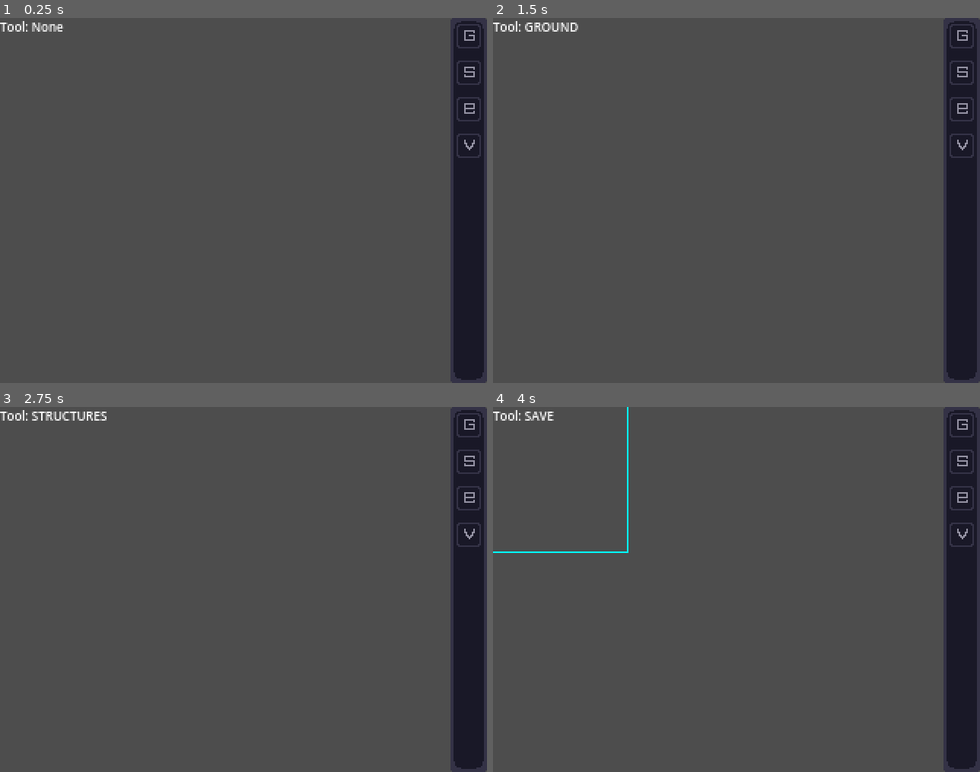
Above: before the commit, frames 1-4 (two rows, left to right).
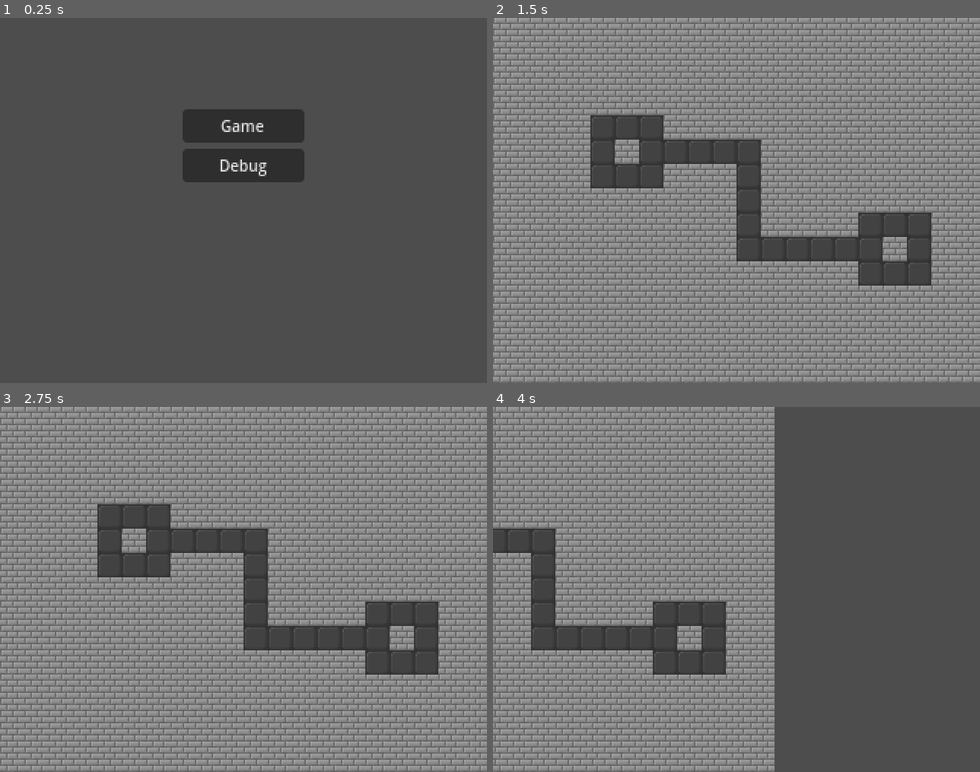
Above: after the commit, the same moments.

Repository: UAPROGRAMER/deep-dungeons-of-andorg
Game: Godot game, scene res://scenes/main_menu/main_menu.tscn
The game is run twice, just before and just after one commit, with the same random seed, the same clock (stepped at 60 frames per second) and the same inputs. Before the commit the project starts from res://scenes/debug/debug.tscn.
Inputs (mouse positions are in pixels of both pictures, inside the frame that each line leads up to):
- Up to frame 1 (0.25 s): no input
- Up to frame 2 (1.5 s): click (736, 127) at 0.5 s, where only the run after the commit has a clickable "Game"; click (960, 36) at 1.27 s
- Up to frame 3 (2.75 s): click (467, 461) at 2.02 s
- Up to frame 4 (4 s): click (960, 534) at 2.77 s; tap Enter at 3.5 s; move the mouse to (843, 571) at 3.52 s; press the mouse at (843, 571) at 3.53 s; hold Right (Right) from 3.53 s (still down); tap 1 (One) at 3.8 s

The runs differ from the first frame. In frame 1, 12% of the frame differs, in the area x 0-100%, y 0-100%; in frame 2, 86%; in frame 3, 86%; in frame 4, 57%.

Commit message:
Added main menu.

Diff:
--- a/data/rooms/room1.tres
+++ b/data/rooms/room1.tres
@@ -1,10 +1,10 @@
-[gd_resource type="Resource" script_class="Room" load_steps=2 format=3]
+[gd_resource type="Resource" script_class="Room" load_steps=2 format=3 uid="uid://dnm1g34o5xl2p"]
 
-[ext_resource type="Script" path="res://scenes/classes/room.gd" id="1_d2y4w"]
+[ext_resource type="Script" uid="uid://h5s54thqy2d5" path="res://scenes/classes/room.gd" id="1_d2y4w"]
 
 [resource]
 script = ExtResource("1_d2y4w")
-size = Vector2i(6, 5)
+size = Vector2i(5, 5)
 ground = Dictionary[Vector2i, Vector2i]({
 Vector2i(0, 0): Vector2i(0, 0),
 Vector2i(0, 1): Vector2i(0, 0),
@@ -30,12 +30,7 @@
 Vector2i(4, 1): Vector2i(0, 0),
 Vector2i(4, 2): Vector2i(0, 0),
 Vector2i(4, 3): Vector2i(0, 0),
-Vector2i(4, 4): Vector2i(0, 0),
-Vector2i(5, 0): Vector2i(0, 0),
-Vector2i(5, 1): Vector2i(0, 0),
-Vector2i(5, 2): Vector2i(0, 0),
-Vector2i(5, 3): Vector2i(0, 0),
-Vector2i(5, 4): Vector2i(0, 0)
+Vector2i(4, 4): Vector2i(0, 0)
 })
 structures = Dictionary[Vector2i, Vector2i]({
 Vector2i(0, 0): Vector2i(0, 0),
@@ -46,18 +41,17 @@
 Vector2i(1, 0): Vector2i(0, 0),
 Vector2i(1, 4): Vector2i(0, 0),
 Vector2i(2, 0): Vector2i(0, 0),
+Vector2i(2, 2): Vector2i(0, 0),
 Vector2i(2, 4): Vector2i(0, 0),
 Vector2i(3, 0): Vector2i(0, 0),
 Vector2i(3, 4): Vector2i(0, 0),
 Vector2i(4, 0): Vector2i(0, 0),
-Vector2i(4, 4): Vector2i(0, 0),
-Vector2i(5, 0): Vector2i(0, 0),
-Vector2i(5, 1): Vector2i(0, 0),
-Vector2i(5, 2): Vector2i(0, 0),
-Vector2i(5, 3): Vector2i(0, 0),
-Vector2i(5, 4): Vector2i(0, 0)
+Vector2i(4, 1): Vector2i(0, 0),
+Vector2i(4, 2): Vector2i(0, 0),
+Vector2i(4, 3): Vector2i(0, 0),
+Vector2i(4, 4): Vector2i(0, 0)
 })
 north = Vector2i(2, 0)
 south = Vector2i(2, 4)
 west = Vector2i(0, 2)
-east = Vector2i(5, 2)
+east = Vector2i(4, 2)
--- a/project.godot
+++ b/project.godot
@@ -11,7 +11,7 @@
 [application]
 
 config/name="Deep Dungeons of Andorg"
-run/main_scene="uid://vyctbr4nynnh"
+run/main_scene="uid://cj7eibaqk272r"
 config/features=PackedStringArray("4.4", "Forward Plus")
 config/icon="res://icon.svg"
 
--- a/scenes/debug/debug.tscn
+++ b/scenes/debug/debug.tscn
@@ -27,6 +27,10 @@
 [sub_resource type="AtlasTexture" id="AtlasTexture_ncueu"]
 atlas = ExtResource("6_v5q7w")
 region = Rect2(64, 0, 16, 16)
+
+[sub_resource type="AtlasTexture" id="AtlasTexture_8yrt0"]
+atlas = ExtResource("6_v5q7w")
+region = Rect2(32, 16, 16, 16)
 
 [node name="debug" type="Node"]
 
@@ -113,6 +117,7 @@
 text_overrun_behavior = 1
 
 [node name="save" type="Button" parent="gui/right_menu"]
+layout_mode = 0
 offset_top = 72.0
 offset_right = 24.0
 offset_bottom = 96.0
@@ -122,6 +127,16 @@
 icon = SubResource("AtlasTexture_ncueu")
 flat = true
 text_overrun_behavior = 1
+
+[node name="corridor" type="Button" parent="gui/right_menu"]
+layout_mode = 0
+offset_top = 96.0
+offset_right = 24.0
+offset_bottom = 120.0
+focus_mode = 0
+mouse_filter = 1
+icon = SubResource("AtlasTexture_8yrt0")
+flat = true
 
 [node name="left_menu" type="Control" parent="gui"]
 texture_filter = 1
@@ -149,3 +164,4 @@
 [connection signal="pressed" from="gui/right_menu/structures" to="gui/right_menu" method="_on_structures_pressed"]
 [connection signal="pressed" from="gui/right_menu/exits" to="gui/right_menu" method="_on_exits_pressed"]
 [connection signal="pressed" from="gui/right_menu/save" to="gui/right_menu" method="_on_save_pressed"]
+[connection signal="pressed" from="gui/right_menu/corridor" to="gui/right_menu" method="_on_corridor_pressed"]
--- a/scenes/debug/left_menu.gd
+++ b/scenes/debug/left_menu.gd
@@ -15,5 +15,7 @@
 			label.text += "EXITS"
 		Tools.TOOLS_ENUM.SAVE:
 			label.text += "SAVE"
+		Tools.TOOLS_ENUM.CORRIDORS:
+			label.text += "CORRIDORS"
 		_:
 			label.text += "???"
--- a/scenes/debug/right_menu.gd
+++ b/scenes/debug/right_menu.gd
@@ -14,6 +14,9 @@
 func _on_save_pressed() -> void:
 	tools.change_tool(Tools.TOOLS_ENUM.SAVE)
 
+func _on_corridor_pressed() -> void:
+	tools.change_tool(Tools.TOOLS_ENUM.CORRIDORS)
+
 func _on_mouse_entered() -> void:
 	tools.toolsOff = true
 
--- a/scenes/debug/tools.gd
+++ b/scenes/debug/tools.gd
@@ -7,7 +7,8 @@
 	GROUND,
 	STRUCTURES,
 	EXITS,
-	SAVE
+	SAVE,
+	CORRIDORS
 }
 
 signal new_tool_signal(tool: TOOLS_ENUM)
@@ -25,10 +26,13 @@
 var west: Vector2i = Vector2i(-1, -1)
 var east: Vector2i = Vector2i(-1, -1)
 
-var point1: Vector2i = Vector2i(-1, -1)
-var point2: Vector2i = Vector2i(-1, -1)
+var save_point1: Vector2i = Vector2i(-1, -1)
+var save_point2: Vector2i = Vector2i(-1, -1)
 
 var save_rect: Rect2i = Rect2i(-1, -1, 0, 0)
+
+var corridor_point1: Vector2i = Vector2i(-1, -1)
+var corridor_point2: Vector2i = Vector2i(-1, -1)
 
 func _process(delta: float) -> void:
 	queue_redraw()
@@ -39,19 +43,23 @@
 	draw_line(Vector2i(0, camera.position.y - 16),
 	Vector2i(0, camera.position.y + root.size.y + 16), Color.GREEN, 1)
 
+	if corridor_point1 != Vector2i(-1, -1):
+		draw_char(SystemFont.new(), (corridor_point1+Vector2i.DOWN)*Global.TILE_SIZE, "1", 12, Color.BLUE)
+	if corridor_point2 != Vector2i(-1, -1):
+		draw_char(SystemFont.new(), (corridor_point2+Vector2i.DOWN)*Global.TILE_SIZE, "2", 12, Color.BLUE)
+
 	if north != Vector2i(-1, -1):
-		draw_char(SystemFont.new(), (north+Vector2i.DOWN)*Global.TILE_SIZE, "N", 12, Color.BLUE)
+		draw_char(SystemFont.new(), (north+Vector2i.DOWN)*Global.TILE_SIZE, "N", 12, Color.CYAN)
 	if south != Vector2i(-1, -1):
-		draw_char(SystemFont.new(), (south+Vector2i.DOWN)*Global.TILE_SIZE, "S", 12, Color.RED)
+		draw_char(SystemFont.new(), (south+Vector2i.DOWN)*Global.TILE_SIZE, "S", 12, Color.CYAN)
 	if west != Vector2i(-1, -1):
-		draw_char(SystemFont.new(), (west+Vector2i.DOWN)*Global.TILE_SIZE, "W", 12, Color.YELLOW)
+		draw_char(SystemFont.new(), (west+Vector2i.DOWN)*Global.TILE_SIZE, "W", 12, Color.CYAN)
 	if east != Vector2i(-1, -1):
-		draw_char(SystemFont.new(), (east+Vector2i.DOWN)*Global.TILE_SIZE, "E", 12, Color.GREEN)
+		draw_char(SystemFont.new(), (east+Vector2i.DOWN)*Global.TILE_SIZE, "E", 12, Color.CYAN )
 
 	if save_rect != Rect2i(-1, -1, 0, 0):
 		draw_rect(Rect2i(save_rect.position*Global.TILE_SIZE, save_rect.size*Global.TILE_SIZE),
 		Color.AQUA, false)
-		print(save_rect.size)
 
 func change_tool(new_tool: TOOLS_ENUM):
 	tool = new_tool
@@ -83,8 +91,8 @@
 		east = tile_coords
 
 func update_save_rect() -> void:
-	save_rect.position = point1
-	save_rect.size = point2 - point1 + Vector2i(1, 1)
+	save_rect.position = save_point1
+	save_rect.size = save_point2 - save_point1 + Vector2i(1, 1)
 
 func save_room() -> void:
 	if save_rect.size == Vector2i.ZERO or save_rect.position == Vector2i(-1, -1):
@@ -138,21 +146,52 @@
 func tool_save(event: InputEvent) -> void:
 	var tile_coords := Global.get_tile_coords(get_global_mouse_position())
 	if event.is_action_pressed("LMB"):
-		point1 = tile_coords
+		save_point1 = tile_coords
 		update_save_rect()
 	elif event.is_action_pressed("RMB"):
-		point2 = tile_coords
+		save_point2 = tile_coords
 		update_save_rect()
 	elif event.is_action_pressed("One"):
 		save_room()
 	elif event.is_action_pressed("Two"):
 		load_room(save_rect.position)
 
+func draw_corridor(horizontal: bool) -> void:
+	var mid := (corridor_point1 + corridor_point2) / 2
+	if horizontal:
+		for x in range(min(corridor_point1.x, mid.x), max(corridor_point1.x, mid.x) + 1):
+			ground.set_cell(Vector2i(x, corridor_point1.y), 0, Vector2i.ZERO)
+
+		for y in range(min(corridor_point1.y, corridor_point2.y), max(corridor_point1.y, corridor_point2.y) + 1):
+			ground.set_cell(Vector2i(mid.x, y), 0, Vector2i.ZERO)
+
+		for x in range(min(mid.x, corridor_point2.x), max(mid.x, corridor_point2.x) + 1):
+			ground.set_cell(Vector2i(x, corridor_point2.y), 0, Vector2i.ZERO)
+	else:
+		for y in range(min(corridor_point1.y, mid.y), max(corridor_point1.y, mid.y) + 1):
+			ground.set_cell(Vector2i(corridor_point1.x, y), 0, Vector2i.ZERO)
+
+		for x in range(min(corridor_point1.x, corridor_point2.x), max(corridor_point1.x, corridor_point2.x) + 1):
+			ground.set_cell(Vector2i(x, mid.y), 0, Vector2i.ZERO)
+
+		for y in range(min(mid.y, corridor_point2.y), max(mid.y, corridor_point2.y) + 1):
+			ground.set_cell(Vector2i(corridor_point2.x, y), 0, Vector2i.ZERO)
+
+func tool_corridors(event: InputEvent) -> void:
+	var tile_coords := Global.get_tile_coords(get_global_mouse_position())
+	if event.is_action_pressed("LMB"):
+		corridor_point1 = tile_coords
+	elif event.is_action_pressed("RMB"):
+		corridor_point2 = tile_coords
+	elif event.is_action_pressed("One"):
+		draw_corridor(true)
+	elif event.is_action_pressed("Two"):
+		draw_corridor(false)
+
 func _input(event: InputEvent) -> void:
 	if event.is_action_pressed("Esc"):
 		change_tool(TOOLS_ENUM.NONE)
 
-	print(toolsOff)
 	if toolsOff:
 		return
 
@@ -167,5 +206,7 @@
 			return tool_exits(event)
 		TOOLS_ENUM.SAVE:
 			return tool_save(event)
+		TOOLS_ENUM.CORRIDORS:
+			return tool_corridors(event)
 		_:
 			return
--- a/scenes/generator/generator.gd
+++ /dev/null
@@ -1,3 +0,0 @@
-extends Node
-
-class_name Generator
--- a/scenes/generator/generator.tscn
+++ /dev/null
@@ -1,6 +0,0 @@
-[gd_scene load_steps=2 format=3 uid="uid://1v5teofmesl4"]
-
-[ext_resource type="Script" uid="uid://el7a03otcgam" path="res://scenes/generator/generator.gd" id="1_fn663"]
-
-[node name="generator" type="Node"]
-script = ExtResource("1_fn663")
--- /dev/null
+++ b/scenes/main/generator.gd
@@ -0,0 +1,54 @@
+extends Node2D
+
+class_name Generator
+
+@onready var ground: TileMapLayer = $"../ground"
+@onready var structures: TileMapLayer = $"../structures"
+
+func draw_filled_rect(rect: Rect2i, tile_map: TileMapLayer, atlas_coords: Vector2i) -> void:
+	for y in range(rect.size.y):
+		for x in range(rect.size.x):
+			tile_map.set_cell(Vector2i(x, y) + rect.position, 0, atlas_coords)
+
+func draw_corridor(point1: Vector2i, point2: Vector2i, horizontal: bool) -> void:
+	var mid := (point1 + point2) / 2
+	if horizontal:
+		for x in range(min(point1.x, mid.x), max(point1.x, mid.x) + 1):
+			structures.erase_cell(Vector2i(x, point1.y))
+		for y in range(min(point1.y, point2.y), max(point1.y, point2.y) + 1):
+			structures.erase_cell(Vector2i(mid.x, y))
+		for x in range(min(mid.x, point2.x), max(mid.x, point2.x) + 1):
+			structures.erase_cell(Vector2i(x, point2.y))
+	else:
+		for y in range(min(point1.y, mid.y), max(point1.y, mid.y) + 1):
+			structures.erase_cell(Vector2i(point1.x, y))
+		for x in range(min(point1.x, point2.x), max(point1.x, point2.x) + 1):
+			structures.erase_cell(Vector2i(x, mid.y))
+		for y in range(min(mid.y, point2.y), max(mid.y, point2.y) + 1):
+			structures.erase_cell(Vector2i(point2.x, y))
+
+func draw_room(room: Room, coords: Vector2i) -> void:
+	for y in range(room.size.y):
+		for x in range(room.size.x):
+			var pos := Vector2i(x, y)
+			if room.ground.has(pos):
+				ground.set_cell(pos + coords, 0, room.ground[pos])
+			else:
+				ground.erase_cell(pos + coords)
+			if room.structures.has(pos):
+				structures.set_cell(pos + coords, 0, room.structures[pos])
+			else:
+				structures.erase_cell(pos + coords)
+
+func generate() -> void:
+	draw_filled_rect(Rect2i(0, 0, 20, 15), ground, Vector2i.ZERO)
+	draw_filled_rect(Rect2i(0, 0, 20, 15), structures, Vector2i.ZERO)
+	var room: Room = ResourceLoader.load("res://data/rooms/room1.tres")
+	var room1_pos := Vector2i(3, 3)
+	var room2_pos := Vector2i(14, 7)
+	draw_room(room, room1_pos)
+	draw_room(room, room2_pos)
+	draw_corridor(room.east + room1_pos, room.west + room2_pos, true)
+
+func _ready() -> void:
+	generate()
--- a/scenes/main/main.tscn
+++ b/scenes/main/main.tscn
@@ -1,11 +1,17 @@
-[gd_scene load_steps=3 format=3 uid="uid://c4hljo6664ya4"]
+[gd_scene load_steps=5 format=3 uid="uid://c4hljo6664ya4"]
 
+[ext_resource type="Script" uid="uid://dl741bckyhgac" path="res://scenes/main/generator.gd" id="1_l3cfh"]
 [ext_resource type="TileSet" uid="uid://bdm50faacewtf" path="res://data/tilesets/ground.tres" id="2_l3cfh"]
 [ext_resource type="TileSet" uid="uid://c2jh5vd0wrx34" path="res://data/tilesets/structures.tres" id="3_6q06x"]
+[ext_resource type="Script" uid="uid://v6uy2wfhdxdp" path="res://scenes/classes/cam.gd" id="3_k2fmo"]
 
 [node name="main" type="Node"]
 
 [node name="world" type="Node2D" parent="."]
+texture_filter = 1
+
+[node name="generator" type="Node2D" parent="world"]
+script = ExtResource("1_l3cfh")
 
 [node name="ground" type="TileMapLayer" parent="world"]
 tile_set = ExtResource("2_l3cfh")
@@ -13,4 +19,9 @@
 [node name="structures" type="TileMapLayer" parent="world"]
 tile_set = ExtResource("3_6q06x")
 
+[node name="camera" type="Camera2D" parent="world"]
+position = Vector2(160, 120)
+script = ExtResource("3_k2fmo")
+metadata/_custom_type_script = "uid://v6uy2wfhdxdp"
+
 [node name="GUI" type="CanvasLayer" parent="."]
--- /dev/null
+++ b/scenes/main_menu/central_panel.gd
@@ -0,0 +1,7 @@
+extends VBoxContainer
+
+func _on_game_pressed() -> void:
+	get_tree().change_scene_to_file("res://scenes/main/main.tscn")
+
+func _on_debug_pressed() -> void:
+	get_tree().change_scene_to_file("res://scenes/debug/debug.tscn")
--- /dev/null
+++ b/scenes/main_menu/main_menu.tscn
@@ -0,0 +1,39 @@
+[gd_scene load_steps=2 format=3 uid="uid://cj7eibaqk272r"]
+
+[ext_resource type="Script" uid="uid://bqth02culi5tb" path="res://scenes/main_menu/central_panel.gd" id="1_fsom3"]
+
+[node name="main_menu" type="Control"]
+layout_mode = 3
+anchors_preset = 15
+anchor_right = 1.0
+anchor_bottom = 1.0
+grow_horizontal = 2
+grow_vertical = 2
+
+[node name="central_panel" type="VBoxContainer" parent="."]
+layout_mode = 1
+anchors_preset = 8
+anchor_left = 0.5
+anchor_top = 0.5
+anchor_right = 0.5
+anchor_bottom = 0.5
+offset_left = -40.0
+offset_top = -60.0
+offset_right = 40.0
+offset_bottom = -12.0
+grow_horizontal = 2
+grow_vertical = 2
+script = ExtResource("1_fsom3")
+
+[node name="game" type="Button" parent="central_panel"]
+layout_mode = 2
+theme_override_font_sizes/font_size = 10
+text = "Game"
+
+[node name="debug" type="Button" parent="central_panel"]
+layout_mode = 2
+theme_override_font_sizes/font_size = 10
+text = "Debug"
+
+[connection signal="pressed" from="central_panel/game" to="central_panel" method="_on_game_pressed"]
+[connection signal="pressed" from="central_panel/debug" to="central_panel" method="_on_debug_pressed"]
Binary file changed: data/sprites/buttons/buttons.png
Not shown: 1 places in scenes/debug/debug.tscn that only renumber resources
Not shown, removed: scenes/generator/generator.gd.uid
Not shown, added: scenes/main/generator.gd.uid
Not shown, added: scenes/main_menu/central_panel.gd.uid
